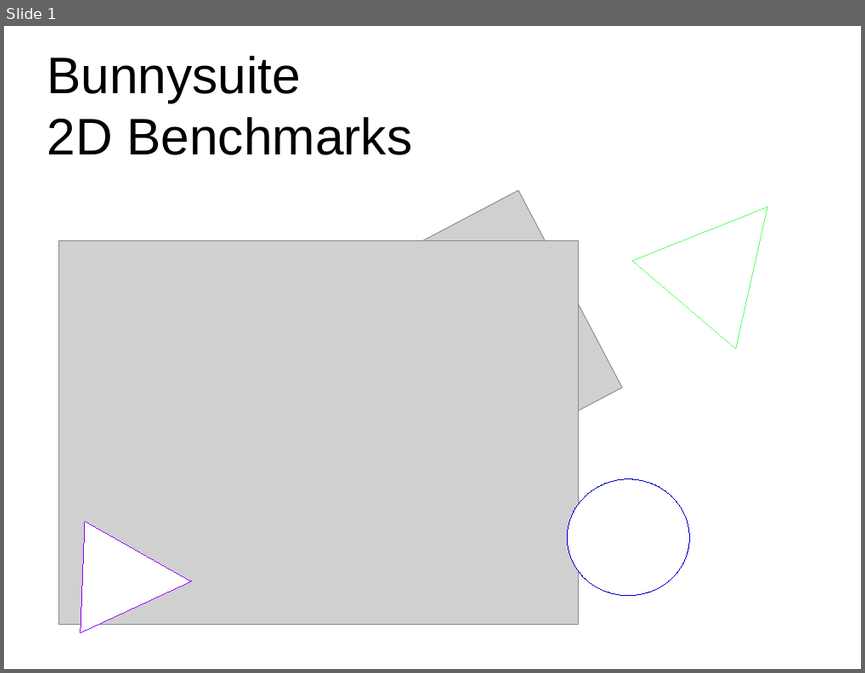
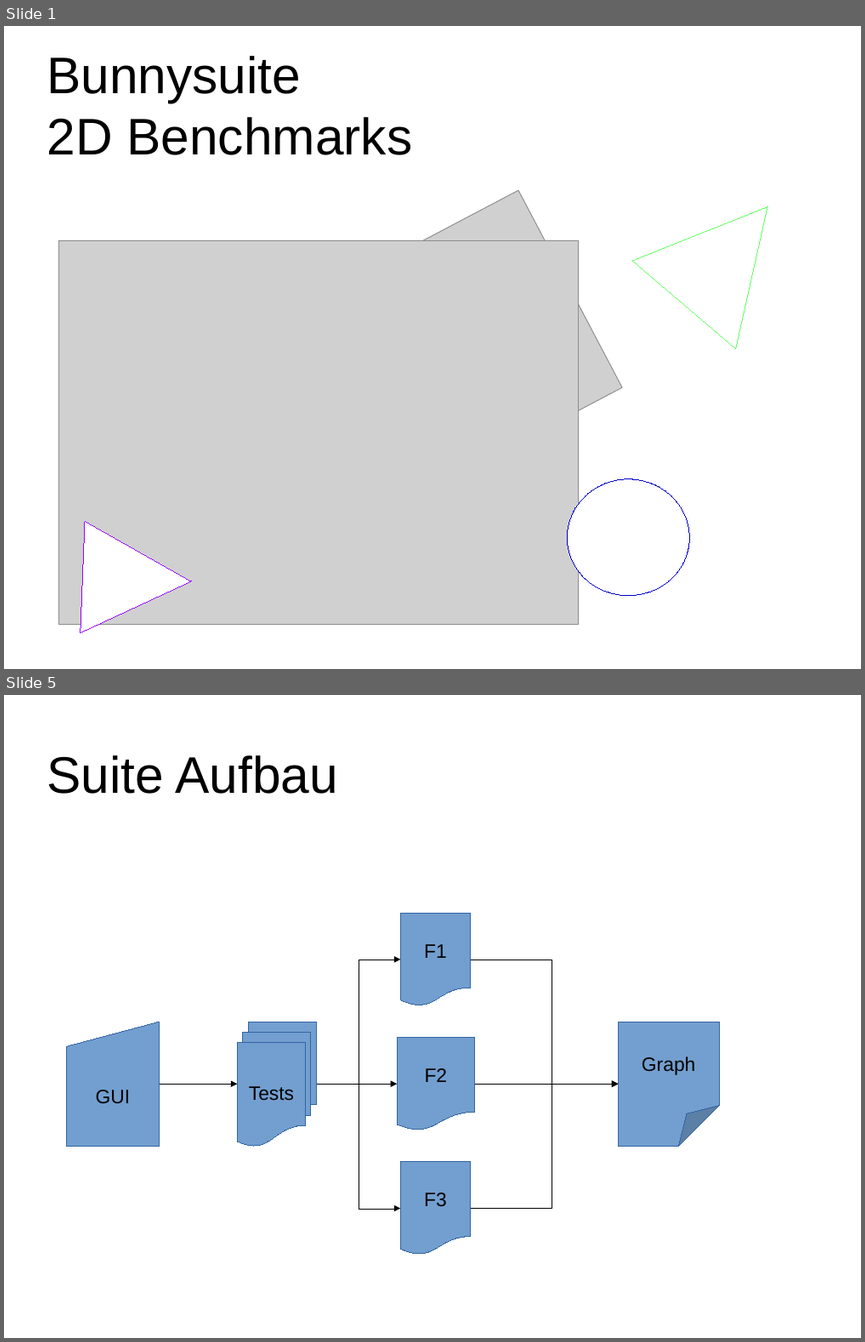
Before and after one commit to LiXiling/bunnysuite, a slide deck: Ausarbeitung/Presentation.odp. Shown one above the other, each under a label of ours: slide 1 before the commit, slides 1 and 5 after it; the slides between them are not shown. The pictures are 865x673 and 865x1342 pixels, drawn with LibreOffice and Linux fonts; fonts in the diff are those of the drawing; grey boxes stand for pictures; background and template pictures are left out. Boxes give left, top, right and bottom in pixels: in the first picture for what was removed or moved away, otherwise in the second. Text is boxed around its words. In the diff, an @@ line names an element or a change of style, - is before the commit and + after.

```diff
--- a/Ausarbeitung/Presentation.odp
+++ b/Ausarbeitung/Presentation.odp
@@ slide 5 added at (4,695,861,1338), background #FFFFFF @@
@@ title added at (46,755,337,794), 47.6 pt, text #000000 @@
+Suite Aufbau
@@ flow chart document added at (400,913,471,1006), fill #729FCF, outline #3465A4 0 pt, 18 pt, text #000000 @@
+F1
@@ elbow arrow added from (317, 1083) to (400, 959), #000000 0 pt @@
@@ elbow arrow added from (471, 959) to (619, 1083), #000000 0 pt @@
@@ flow chart manual input added at (66,1021,160,1146), fill #729FCF, outline #3465A4 0 pt, 18 pt, text #000000 @@
+GUI
@@ flow chart multidocument added at (237,1021,317,1146), fill #729FCF, outline #3465A4 0 pt, 18 pt, text #000000 @@
+Tests
@@ folded corner added at (619,1021,720,1146), fill #729FCF, outline #3465A4 0 pt, 18 pt, text #000000 @@
+Graph
@@ flow chart document added at (398,1037,475,1130), fill #729FCF, outline #3465A4 0 pt, 18 pt, text #000000 @@
+F2
@@ elbow arrow added from (160, 1083) to (237, 1083), #000000 0 pt @@
@@ elbow arrow added from (317, 1083) to (398, 1083), #000000 0 pt @@
@@ elbow arrow added from (317, 1083) to (400, 1208), #000000 0 pt @@
@@ elbow arrow added from (471, 1208) to (619, 1083), #000000 0 pt @@
@@ elbow arrow added from (475, 1083) to (619, 1083), #000000 0 pt @@
@@ flow chart document added at (400,1162,471,1255), fill #729FCF, outline #3465A4 0 pt, 18 pt, text #000000 @@
+F3
```
Also in this commit, not shown: 2 slides changed, 3 other slides added, 2 slides removed, 1 other file.
